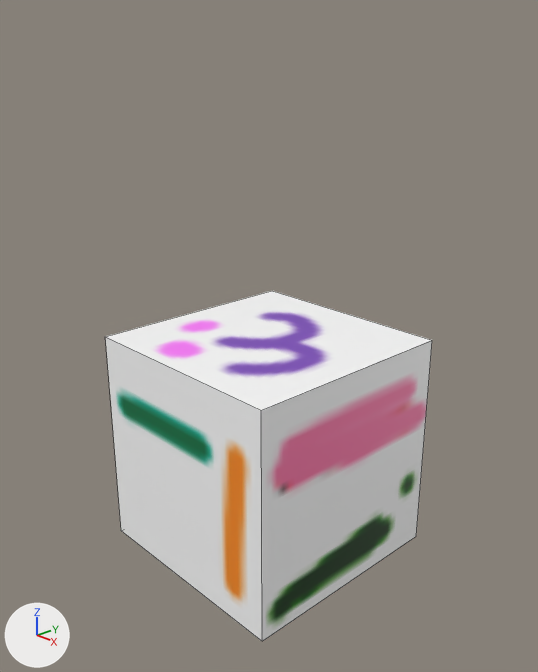
Before and after pictures for a commit that changed the Blender file untitled.blend.
One viewpoint serves both versions: a 50 mm lens placed at (4.41, -4.14, 3.27), pointed at (0.05, -0.03, 1.04). Arrows for +X, +Y and +Z are at lower left; the lights stay in place. Mesh edges are drawn as thin lines.
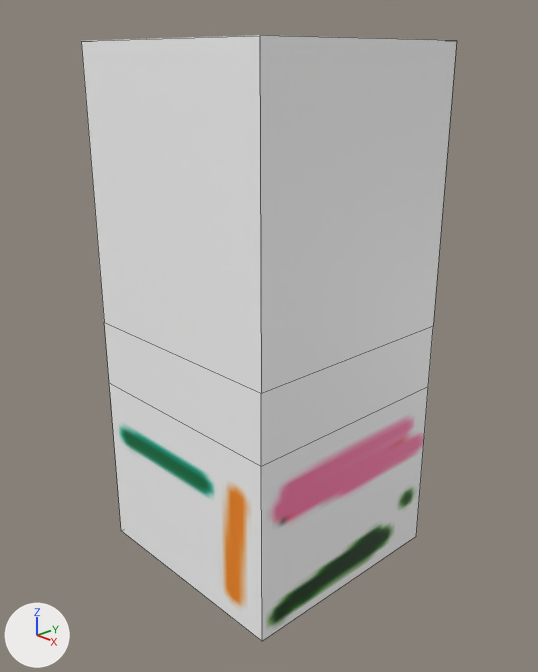
The edits, one by one:
me_cube_001 is used by ob_cube_001; location (0.0, 0.0, 0.0).
me_cube_001 had 8 vertices, 6 faces and spanned x -1.0..1.0, y -1.0..1.0, z -1.0..1.0.
me_cube_001 now has 16 vertices, 14 faces and spans x -1.0..1.0, y -1.0..1.0, z -1.0..3.39.
Part 1, on me_cube_001:
1 face is deleted.
4 vertices in x -1.0..1.0, y -1.0..1.0, z 1.0 move by (0.0, 0.0, -0.44).
8 vertices are added at x -1.0..1.0, y -1.0..1.0, z 1.13..3.39.
9 new faces join them.

Boxes [x1, y1, x2, y2] around the edits, measured in the pictures (538 x 672 px):
'Cube.001', reshaped (15% wider, 73% taller)
    before: [105, 291, 432, 641]
    after: [81, 35, 457, 641]
